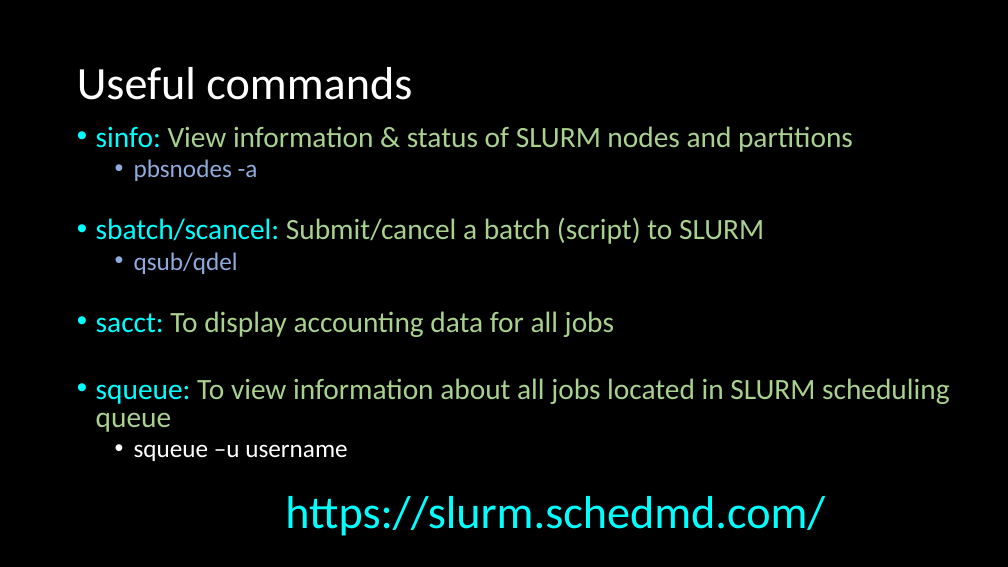
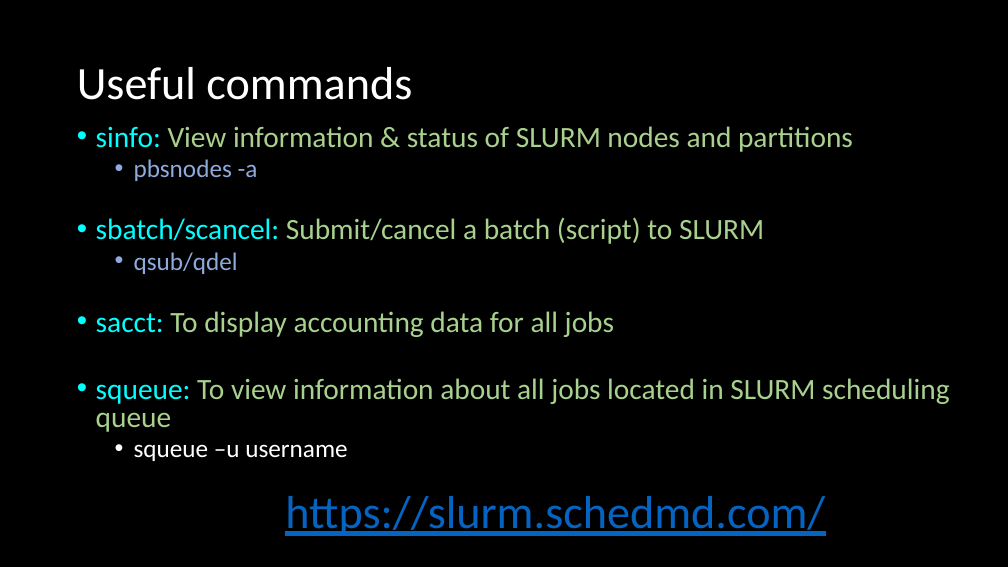
Before and after one commit to Bioinformatics-User-Forum/ProgrammersCorner-Parallelization, a slide deck: slide 7 of SLURM_08012018.pptx. Drawn at 1008x567 pixels with LibreOffice and Linux fonts; fonts in the diff are those of the drawing. Boxes give left, top, right and bottom in pixels: in the first picture for what was removed or moved away, otherwise in the second. Text is boxed around its words. In the diff, an @@ line names an element or a change of style, - is before the commit and + after.

```diff
--- a/SLURM_08012018.pptx
+++ b/SLURM_08012018.pptx
@@ text "https://slurm.schedmd.com/" at bbox=[285, 496, 825, 536]: text colour #00FFFF to #0563C1, underline on @@
```
Also in this commit, not shown: 1 other slide changed, 2 other files.
